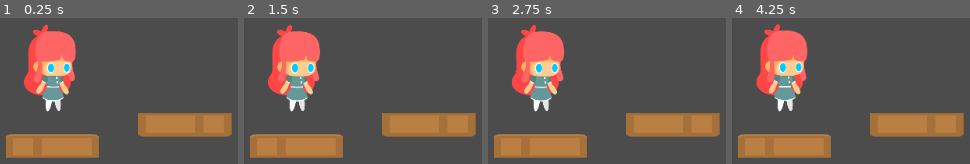
Above: before the commit, frames 1-4 (left to right).
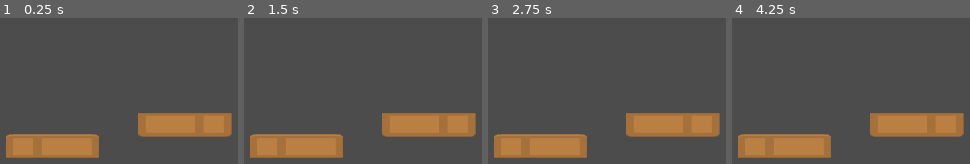
Above: after the commit, the same moments.

Repository: Ivan42069-bruh/Joc-Ivan-Salom
Game: Godot game, scene res://Joc Ivan salom.tscn
Same seed, same stepped clock (60 frames per second), same inputs: the game is played once before the commit and once after it.
Inputs:
- Up to frame 1 (0.25 s): no input
- Up to frame 2 (1.5 s): tap Enter at 0.5 s; hold D (dreta, bound only before the commit) 0.53-1.28 s; hold W (up, bound only before the commit) from 0.53 s (still down); tap Space (jump, bound only after the commit) at 0.77, 1.07 s; tap A (esquerra, bound only before the commit) at 0.8, 1.35 s
- Up to frame 3 (2.75 s): tap Space (jump, bound only after the commit) at 1.52, 1.55, 1.82, 2.1 s; release W (up, bound only before the commit) at 2.03 s; hold S (down, bound only before the commit) from 2.03 s (still down); hold D (dreta, bound only before the commit) from 2.03 s (still down)
- Up to frame 4 (4.25 s): release S (down, bound only before the commit) at 2.78 s; release D (dreta, bound only before the commit) at 2.78 s; hold W (up, bound only before the commit) from 2.78 s (still down); tap D (dreta, bound only before the commit) at 2.85 s; tap Space (jump, bound only after the commit) at 3.02, 3.32, 3.77, 3.8, 4.07 s; tap A (esquerra, bound only before the commit) at 3.05 s; hold A (esquerra, bound only before the commit) from 3.53 s (still down)

The runs differ from the first frame. In frame 1, 9.0% of the frame differs, in the area x 10-32%, y 4-65%; in frame 2, 9.0%; in frame 3, 9.0%; in frame 4, 9.0%.

Commit message:
dia 4 treball

Diff:
--- /dev/null
+++ b/Joc Ivan Salom/Ivan Salom Joc Finishi.tscn
@@ -0,0 +1,122 @@
+[gd_scene load_steps=71 format=2]
+
+[ext_resource path="res://Jump (10).png" type="Texture" id=1]
+[ext_resource path="res://Jump (21).png" type="Texture" id=2]
+[ext_resource path="res://Jump (7).png" type="Texture" id=3]
+[ext_resource path="res://Jump (25).png" type="Texture" id=4]
+[ext_resource path="res://Jump (6).png" type="Texture" id=5]
+[ext_resource path="res://Jump (14).png" type="Texture" id=6]
+[ext_resource path="res://Jump (30).png" type="Texture" id=7]
+[ext_resource path="res://Jump (11).png" type="Texture" id=8]
+[ext_resource path="res://Jump (2).png" type="Texture" id=9]
+[ext_resource path="res://player.gd" type="Script" id=10]
+[ext_resource path="res://tiles.tres" type="TileSet" id=11]
+[ext_resource path="res://Run (8).png" type="Texture" id=12]
+[ext_resource path="res://Jump (16).png" type="Texture" id=13]
+[ext_resource path="res://Run (14).png" type="Texture" id=14]
+[ext_resource path="res://Jump (15).png" type="Texture" id=15]
+[ext_resource path="res://Jump (18).png" type="Texture" id=16]
+[ext_resource path="res://Jump (8).png" type="Texture" id=17]
+[ext_resource path="res://Idle (8).png" type="Texture" id=18]
+[ext_resource path="res://Jump (20).png" type="Texture" id=19]
+[ext_resource path="res://Jump (22).png" type="Texture" id=20]
+[ext_resource path="res://Jump (26).png" type="Texture" id=21]
+[ext_resource path="res://Jump (27).png" type="Texture" id=22]
+[ext_resource path="res://Run (13).png" type="Texture" id=23]
+[ext_resource path="res://Run (17).png" type="Texture" id=24]
+[ext_resource path="res://Run (10).png" type="Texture" id=25]
+[ext_resource path="res://Run (12).png" type="Texture" id=26]
+[ext_resource path="res://Idle (13).png" type="Texture" id=27]
+[ext_resource path="res://Idle (11).png" type="Texture" id=28]
+[ext_resource path="res://Idle (5).png" type="Texture" id=29]
+[ext_resource path="res://Run (4).png" type="Texture" id=30]
+[ext_resource path="res://Idle (12).png" type="Texture" id=31]
+[ext_resource path="res://Idle (9).png" type="Texture" id=32]
+[ext_resource path="res://Idle (7).png" type="Texture" id=33]
+[ext_resource path="res://Idle (2).png" type="Texture" id=34]
+[ext_resource path="res://Run (18).png" type="Texture" id=35]
+[ext_resource path="res://Idle (6).png" type="Texture" id=36]
+[ext_resource path="res://Run (7).png" type="Texture" id=37]
+[ext_resource path="res://Run (5).png" type="Texture" id=38]
+[ext_resource path="res://Jump (19).png" type="Texture" id=39]
+[ext_resource path="res://Idle (16).png" type="Texture" id=40]
+[ext_resource path="res://Run (6).png" type="Texture" id=41]
+[ext_resource path="res://Run (1).png" type="Texture" id=42]
+[ext_resource path="res://Run (2).png" type="Texture" id=43]
+[ext_resource path="res://Idle (15).png" type="Texture" id=44]
+[ext_resource path="res://Run (15).png" type="Texture" id=45]
+[ext_resource path="res://Run (16).png" type="Texture" id=46]
+[ext_resource path="res://Run (9).png" type="Texture" id=47]
+[ext_resource path="res://Run (19).png" type="Texture" id=48]
+[ext_resource path="res://Jump (1).png" type="Texture" id=49]
+[ext_resource path="res://Idle (4).png" type="Texture" id=50]
+[ext_resource path="res://Idle (10).png" type="Texture" id=51]
+[ext_resource path="res://Idle (1).png" type="Texture" id=52]
+[ext_resource path="res://Jump (5).png" type="Texture" id=53]
+[ext_resource path="res://Jump (24).png" type="Texture" id=54]
+[ext_resource path="res://Jump (9).png" type="Texture" id=55]
+[ext_resource path="res://Run (3).png" type="Texture" id=56]
+[ext_resource path="res://Idle (14).png" type="Texture" id=57]
+[ext_resource path="res://Jump (3).png" type="Texture" id=58]
+[ext_resource path="res://Jump (12).png" type="Texture" id=59]
+[ext_resource path="res://Run (20).png" type="Texture" id=60]
+[ext_resource path="res://Run (11).png" type="Texture" id=61]
+[ext_resource path="res://Idle (3).png" type="Texture" id=62]
+[ext_resource path="res://Jump (28).png" type="Texture" id=63]
+[ext_resource path="res://Jump (4).png" type="Texture" id=64]
+[ext_resource path="res://Jump (23).png" type="Texture" id=65]
+[ext_resource path="res://Jump (29).png" type="Texture" id=66]
+[ext_resource path="res://Jump (13).png" type="Texture" id=67]
+[ext_resource path="res://Jump (17).png" type="Texture" id=68]
+
+[sub_resource type="SpriteFrames" id=1]
+animations = [ {
+"frames": [ ExtResource( 52 ), ExtResource( 34 ), ExtResource( 62 ), ExtResource( 50 ), ExtResource( 29 ), ExtResource( 36 ), ExtResource( 33 ), ExtResource( 18 ), ExtResource( 32 ), ExtResource( 51 ), ExtResource( 28 ), ExtResource( 31 ), ExtResource( 27 ), ExtResource( 57 ), ExtResource( 44 ), ExtResource( 40 ) ],
+"loop": true,
+"name": "static",
+"speed": 5.0
+}, {
+"frames": [ ExtResource( 42 ), ExtResource( 43 ), ExtResource( 56 ), ExtResource( 30 ), ExtResource( 38 ), ExtResource( 41 ), ExtResource( 37 ), ExtResource( 12 ), ExtResource( 47 ), ExtResource( 25 ), ExtResource( 61 ), ExtResource( 26 ), ExtResource( 23 ), ExtResource( 14 ), ExtResource( 45 ), ExtResource( 46 ), ExtResource( 24 ), ExtResource( 35 ), ExtResource( 48 ), ExtResource( 60 ) ],
+"loop": true,
+"name": "run",
+"speed": 5.0
+}, {
+"frames": [ ExtResource( 49 ), ExtResource( 9 ), ExtResource( 58 ), ExtResource( 64 ), ExtResource( 53 ), ExtResource( 5 ), ExtResource( 3 ), ExtResource( 17 ), ExtResource( 55 ), ExtResource( 1 ), ExtResource( 8 ), ExtResource( 59 ), ExtResource( 67 ), ExtResource( 6 ), ExtResource( 15 ), ExtResource( 13 ), ExtResource( 68 ), ExtResource( 16 ), ExtResource( 39 ), ExtResource( 19 ), ExtResource( 2 ), ExtResource( 20 ), ExtResource( 65 ), ExtResource( 54 ), ExtResource( 4 ), ExtResource( 21 ), ExtResource( 22 ), ExtResource( 63 ), ExtResource( 66 ), ExtResource( 7 ) ],
+"loop": true,
+"name": "jump",
+"speed": 5.0
+} ]
+
+[sub_resource type="CapsuleShape2D" id=2]
+radius = 24.0
+height = 16.0
+
+[node name="world" type="Node2D"]
+
+[node name="player" type="KinematicBody2D" parent="."]
+script = ExtResource( 10 )
+
+[node name="AnimatedSprite" type="AnimatedSprite" parent="player"]
+position = Vector2( 230.25, 86.5938 )
+scale = Vector2( 0.145433, 0.134774 )
+frames = SubResource( 1 )
+animation = "static"
+frame = 11
+speed_scale = 5.0
+playing = true
+
+[node name="CollisionShape2D" type="CollisionShape2D" parent="player"]
+position = Vector2( 232, 88 )
+scale = Vector2( 1, 0.9 )
+shape = SubResource( 2 )
+
+[node name="Camera2D" type="Camera2D" parent="player"]
+position = Vector2( 232, 88 )
+zoom = Vector2( 0.5, 0.5 )
+smoothing_enabled = true
+
+[node name="TileMap" type="TileMap" parent="."]
+tile_set = ExtResource( 11 )
+cell_size = Vector2( 32, 32 )
+format = 1
+tile_data = PoolIntArray( 4, 0, 0, 131072, 0, 0, 131080, 0, 0, 131082, 1, 0, 196608, 0, 0, 196610, 0, 0, 262144, 0, 0, 262146, 0, 0, 262148, 0, 0, 262158, 1, 0, 327694, 1, 0, 327696, 1, 0, 393226, 0, 0, 393230, 1, 0, 393232, 1, 0, 458754, 0, 0, 458760, 0, 0, 458762, 0, 0, 524288, 0, 0, 524290, 0, 0, 524292, 0, 0, 524294, 0, 0, 524296, 0, 0, 524298, 0, 0 )
--- a/Joc Ivan Salom/Joc Ivan salom.tscn
+++ b/Joc Ivan Salom/Joc Ivan salom.tscn
@@ -1,94 +1,9 @@
-[gd_scene load_steps=71 format=2]
+[gd_scene load_steps=3 format=2]
 
-[ext_resource path="res://Idle (13).png" type="Texture" id=1]
-[ext_resource path="res://Idle (14).png" type="Texture" id=2]
-[ext_resource path="res://Idle (11).png" type="Texture" id=3]
-[ext_resource path="res://Idle (12).png" type="Texture" id=4]
-[ext_resource path="res://Idle (15).png" type="Texture" id=5]
-[ext_resource path="res://Idle (10).png" type="Texture" id=6]
-[ext_resource path="res://Idle (16).png" type="Texture" id=7]
-[ext_resource path="res://Idle (8).png" type="Texture" id=8]
-[ext_resource path="res://Idle (9).png" type="Texture" id=9]
-[ext_resource path="res://Idle (2).png" type="Texture" id=10]
-[ext_resource path="res://Idle (3).png" type="Texture" id=11]
-[ext_resource path="res://Idle (4).png" type="Texture" id=12]
-[ext_resource path="res://Idle (5).png" type="Texture" id=13]
-[ext_resource path="res://Idle (6).png" type="Texture" id=14]
-[ext_resource path="res://Idle (7).png" type="Texture" id=15]
-[ext_resource path="res://Idle (1).png" type="Texture" id=16]
-[ext_resource path="res://KinematicBody2D.gd" type="Script" id=17]
-[ext_resource path="res://Run (19).png" type="Texture" id=18]
-[ext_resource path="res://Run (10).png" type="Texture" id=19]
-[ext_resource path="res://Run (17).png" type="Texture" id=20]
-[ext_resource path="res://Run (6).png" type="Texture" id=21]
-[ext_resource path="res://Run (7).png" type="Texture" id=22]
-[ext_resource path="res://Run (16).png" type="Texture" id=23]
-[ext_resource path="res://Run (1).png" type="Texture" id=24]
-[ext_resource path="res://Run (3).png" type="Texture" id=25]
-[ext_resource path="res://Run (2).png" type="Texture" id=26]
-[ext_resource path="res://Run (9).png" type="Texture" id=27]
-[ext_resource path="res://Run (11).png" type="Texture" id=28]
-[ext_resource path="res://Run (13).png" type="Texture" id=29]
-[ext_resource path="res://Run (14).png" type="Texture" id=30]
-[ext_resource path="res://Run (18).png" type="Texture" id=31]
-[ext_resource path="res://Run (12).png" type="Texture" id=32]
-[ext_resource path="res://Run (15).png" type="Texture" id=33]
-[ext_resource path="res://Run (5).png" type="Texture" id=34]
-[ext_resource path="res://Run (8).png" type="Texture" id=35]
-[ext_resource path="res://Run (20).png" type="Texture" id=36]
-[ext_resource path="res://Run (4).png" type="Texture" id=37]
-[ext_resource path="res://Jump (15).png" type="Texture" id=38]
-[ext_resource path="res://Jump (5).png" type="Texture" id=39]
-[ext_resource path="res://Jump (19).png" type="Texture" id=40]
-[ext_resource path="res://Jump (1).png" type="Texture" id=41]
-[ext_resource path="res://Jump (24).png" type="Texture" id=42]
-[ext_resource path="res://Jump (16).png" type="Texture" id=43]
-[ext_resource path="res://Jump (9).png" type="Texture" id=44]
-[ext_resource path="res://Jump (3).png" type="Texture" id=45]
-[ext_resource path="res://Jump (12).png" type="Texture" id=46]
-[ext_resource path="res://Jump (18).png" type="Texture" id=47]
-[ext_resource path="res://Jump (8).png" type="Texture" id=48]
-[ext_resource path="res://Jump (20).png" type="Texture" id=49]
-[ext_resource path="res://Jump (22).png" type="Texture" id=50]
-[ext_resource path="res://Jump (26).png" type="Texture" id=51]
-[ext_resource path="res://Jump (27).png" type="Texture" id=52]
 [ext_resource path="res://platformPack_tile034.png" type="Texture" id=53]
-[ext_resource path="res://Jump (4).png" type="Texture" id=54]
-[ext_resource path="res://Jump (13).png" type="Texture" id=55]
-[ext_resource path="res://Jump (28).png" type="Texture" id=56]
-[ext_resource path="res://Jump (17).png" type="Texture" id=57]
-[ext_resource path="res://Jump (23).png" type="Texture" id=58]
-[ext_resource path="res://Jump (29).png" type="Texture" id=59]
-[ext_resource path="res://Jump (10).png" type="Texture" id=60]
-[ext_resource path="res://Jump (11).png" type="Texture" id=61]
-[ext_resource path="res://Jump (6).png" type="Texture" id=62]
-[ext_resource path="res://Jump (14).png" type="Texture" id=63]
-[ext_resource path="res://Jump (21).png" type="Texture" id=64]
-[ext_resource path="res://Jump (25).png" type="Texture" id=65]
-[ext_resource path="res://Jump (7).png" type="Texture" id=66]
-[ext_resource path="res://Jump (2).png" type="Texture" id=67]
-[ext_resource path="res://Jump (30).png" type="Texture" id=68]
 
 [sub_resource type="RectangleShape2D" id=1]
 extents = Vector2( 32.1878, 16.4931 )
-
-[sub_resource type="SpriteFrames" id=2]
-animations = [ {
-"frames": [ ExtResource( 16 ), ExtResource( 10 ), ExtResource( 11 ), ExtResource( 12 ), ExtResource( 13 ), ExtResource( 14 ), ExtResource( 15 ), ExtResource( 8 ), ExtResource( 9 ), ExtResource( 6 ), ExtResource( 3 ), ExtResource( 4 ), ExtResource( 1 ), ExtResource( 2 ), ExtResource( 5 ), ExtResource( 7 ) ],
-"loop": true,
-"name": "default",
-"speed": 5.0
-}, {
-"frames": [ ExtResource( 24 ), ExtResource( 26 ), ExtResource( 25 ), ExtResource( 37 ), ExtResource( 34 ), ExtResource( 21 ), ExtResource( 22 ), ExtResource( 35 ), ExtResource( 27 ), ExtResource( 19 ), ExtResource( 28 ), ExtResource( 32 ), ExtResource( 29 ), ExtResource( 30 ), ExtResource( 33 ), ExtResource( 23 ), ExtResource( 20 ), ExtResource( 31 ), ExtResource( 18 ), ExtResource( 36 ) ],
-"loop": true,
-"name": "walkin",
-"speed": 5.0
-}, {
-"frames": [ ExtResource( 41 ), ExtResource( 67 ), ExtResource( 45 ), ExtResource( 54 ), ExtResource( 39 ), ExtResource( 62 ), ExtResource( 66 ), ExtResource( 48 ), ExtResource( 44 ), ExtResource( 60 ), ExtResource( 61 ), ExtResource( 46 ), ExtResource( 55 ), ExtResource( 63 ), ExtResource( 38 ), ExtResource( 43 ), ExtResource( 57 ), ExtResource( 47 ), ExtResource( 40 ), ExtResource( 49 ), ExtResource( 64 ), ExtResource( 50 ), ExtResource( 58 ), ExtResource( 42 ), ExtResource( 65 ), ExtResource( 51 ), ExtResource( 52 ), ExtResource( 56 ), ExtResource( 59 ), ExtResource( 68 ) ],
-"loop": true,
-"name": "jump",
-"speed": 5.0
-} ]
 
 [node name="Node2D" type="Node2D"]
 
@@ -119,14 +34,3 @@
 [node name="CollisionShape2D" type="CollisionShape2D" parent="Sprite2/StaticBody2D"]
 position = Vector2( -0.158775, -0.00106812 )
 shape = SubResource( 1 )
-
-[node name="KinematicBody2D" type="KinematicBody2D" parent="."]
-script = ExtResource( 17 )
-
-[node name="AnimatedSprite" type="AnimatedSprite" parent="KinematicBody2D"]
-position = Vector2( 136.673, 389.163 )
-scale = Vector2( 0.227831, 0.255418 )
-frames = SubResource( 2 )
-frame = 5
-speed_scale = 5.0
-playing = true
--- /dev/null
+++ b/Joc Ivan Salom/player.gd
@@ -0,0 +1,35 @@
+extends KinematicBody2D
+
+const UP = Vector2(0,-1)
+const GRAVITY = 20
+const MAXFALLSPEED = 200
+const MAXSPEED = 600
+const JUMPFORCE = 400
+const ACCELERATION = 100
+
+
+var motion = Vector2()
+
+func _ready():
+	pass
+
+func _physics_process(delta):
+
+	motion.y += GRAVITY
+	if motion.y > MAXFALLSPEED:
+		motion.y = MAXFALLSPEED
+
+	motion.x = clamp(motion.x,-MAXSPEED,MAXSPEED)
+
+	if Input.is_action_just_pressed("right"):
+		motion.x += ACCELERATION
+	elif Input.is_action_just_pressed("left"):
+		motion.x -= ACCELERATION
+	else:
+		motion.x = lerp(motion.x,0,0.2)
+
+	if is_on_floor():
+		if Input.is_action_just_pressed("jump"):
+			motion.y = -JUMPFORCE
+
+	motion = move_and_slide(motion, UP)
--- a/Joc Ivan Salom/project.godot
+++ b/Joc Ivan Salom/project.godot
@@ -21,24 +21,19 @@
 
 [input]
 
-dreta={
+right={
 "deadzone": 0.5,
 "events": [ Object(InputEventKey,"resource_local_to_scene":false,"resource_name":"","device":0,"alt":false,"shift":false,"control":false,"meta":false,"command":false,"pressed":false,"scancode":68,"unicode":0,"echo":false,"script":null)
  ]
 }
-esquerra={
+left={
 "deadzone": 0.5,
 "events": [ Object(InputEventKey,"resource_local_to_scene":false,"resource_name":"","device":0,"alt":false,"shift":false,"control":false,"meta":false,"command":false,"pressed":false,"scancode":65,"unicode":0,"echo":false,"script":null)
  ]
 }
-up={
+jump={
 "deadzone": 0.5,
-"events": [ Object(InputEventKey,"resource_local_to_scene":false,"resource_name":"","device":0,"alt":false,"shift":false,"control":false,"meta":false,"command":false,"pressed":false,"scancode":87,"unicode":0,"echo":false,"script":null)
- ]
-}
-down={
-"deadzone": 0.5,
-"events": [ Object(InputEventKey,"resource_local_to_scene":false,"resource_name":"","device":0,"alt":false,"shift":false,"control":false,"meta":false,"command":false,"pressed":false,"scancode":83,"unicode":0,"echo":false,"script":null)
+"events": [ Object(InputEventKey,"resource_local_to_scene":false,"resource_name":"","device":0,"alt":false,"shift":false,"control":false,"meta":false,"command":false,"pressed":false,"scancode":32,"unicode":0,"echo":false,"script":null)
  ]
 }
 
